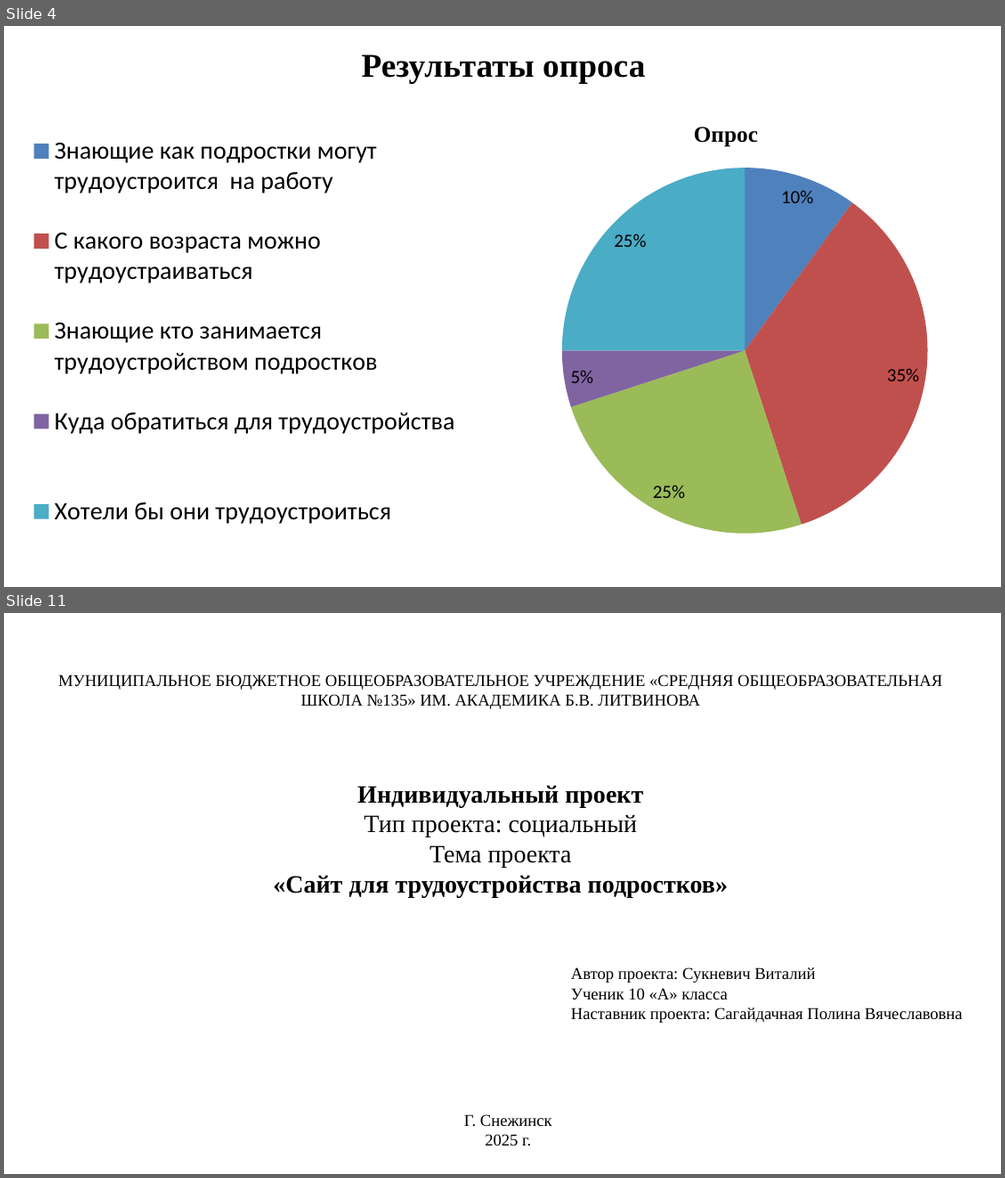
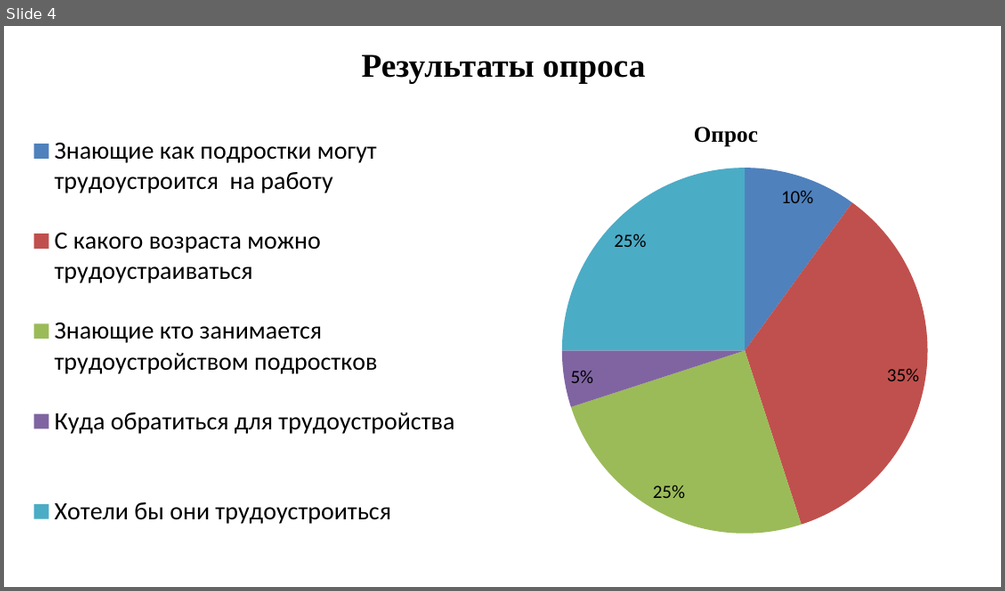
Before and after one commit to lolornok31/Proect, a slide deck: презнтация с текстом/Suknevich_prezentatsia.pptx. Shown one above the other, each under a label of ours: slides 4 and 11 before the commit, slide 4 after it; the slides between them are not shown. The pictures are 1005x1178 and 1005x591 pixels, drawn with LibreOffice and Linux fonts; fonts in the diff are those of the drawing. Boxes give left, top, right and bottom in pixels: in the first picture for what was removed or moved away, otherwise in the second. Text is boxed around its words. In the diff, an @@ line names an element or a change of style, - is before the commit and + after.

```diff
--- a/презнтация с текстом/Suknevich_prezentatsia.pptx
+++ b/презнтация с текстом/Suknevich_prezentatsia.pptx
@@ slide 11 removed at [4,613,1001,1174], background #FFFFFF @@
@@ title removed at [58,674,942,709] @@
-МУНИЦИПАЛЬНОЕ БЮДЖЕТНОЕ ОБЩЕОБРАЗОВАТЕЛЬНОЕ УЧРЕЖДЕНИЕ «СРЕДНЯЯ ОБЩЕОБРАЗОВАТЕЛЬНАЯ ШКОЛА №135» ИМ. АКАДЕМИКА Б.В. ЛИТВИНОВА
@@ subtitle removed at [273,785,728,897] @@
-Индивидуальный проект
-Тип проекта: социальный
-Тема проекта
-«Сайт для трудоустройства подростков»
@@ text removed at [571,967,963,1022] @@
-Автор проекта: Сукневич Виталий
-Ученик 10 «А» класса
-Наставник проекта: Сагайдачная Полина Вячеславовна
@@ text removed at [464,1114,552,1146] @@
-Г. Снежинск
-2025 г.
```
Also in this commit, not shown: 8 slides changed, 2 slides added, 1 other slide removed, 1 other file.
